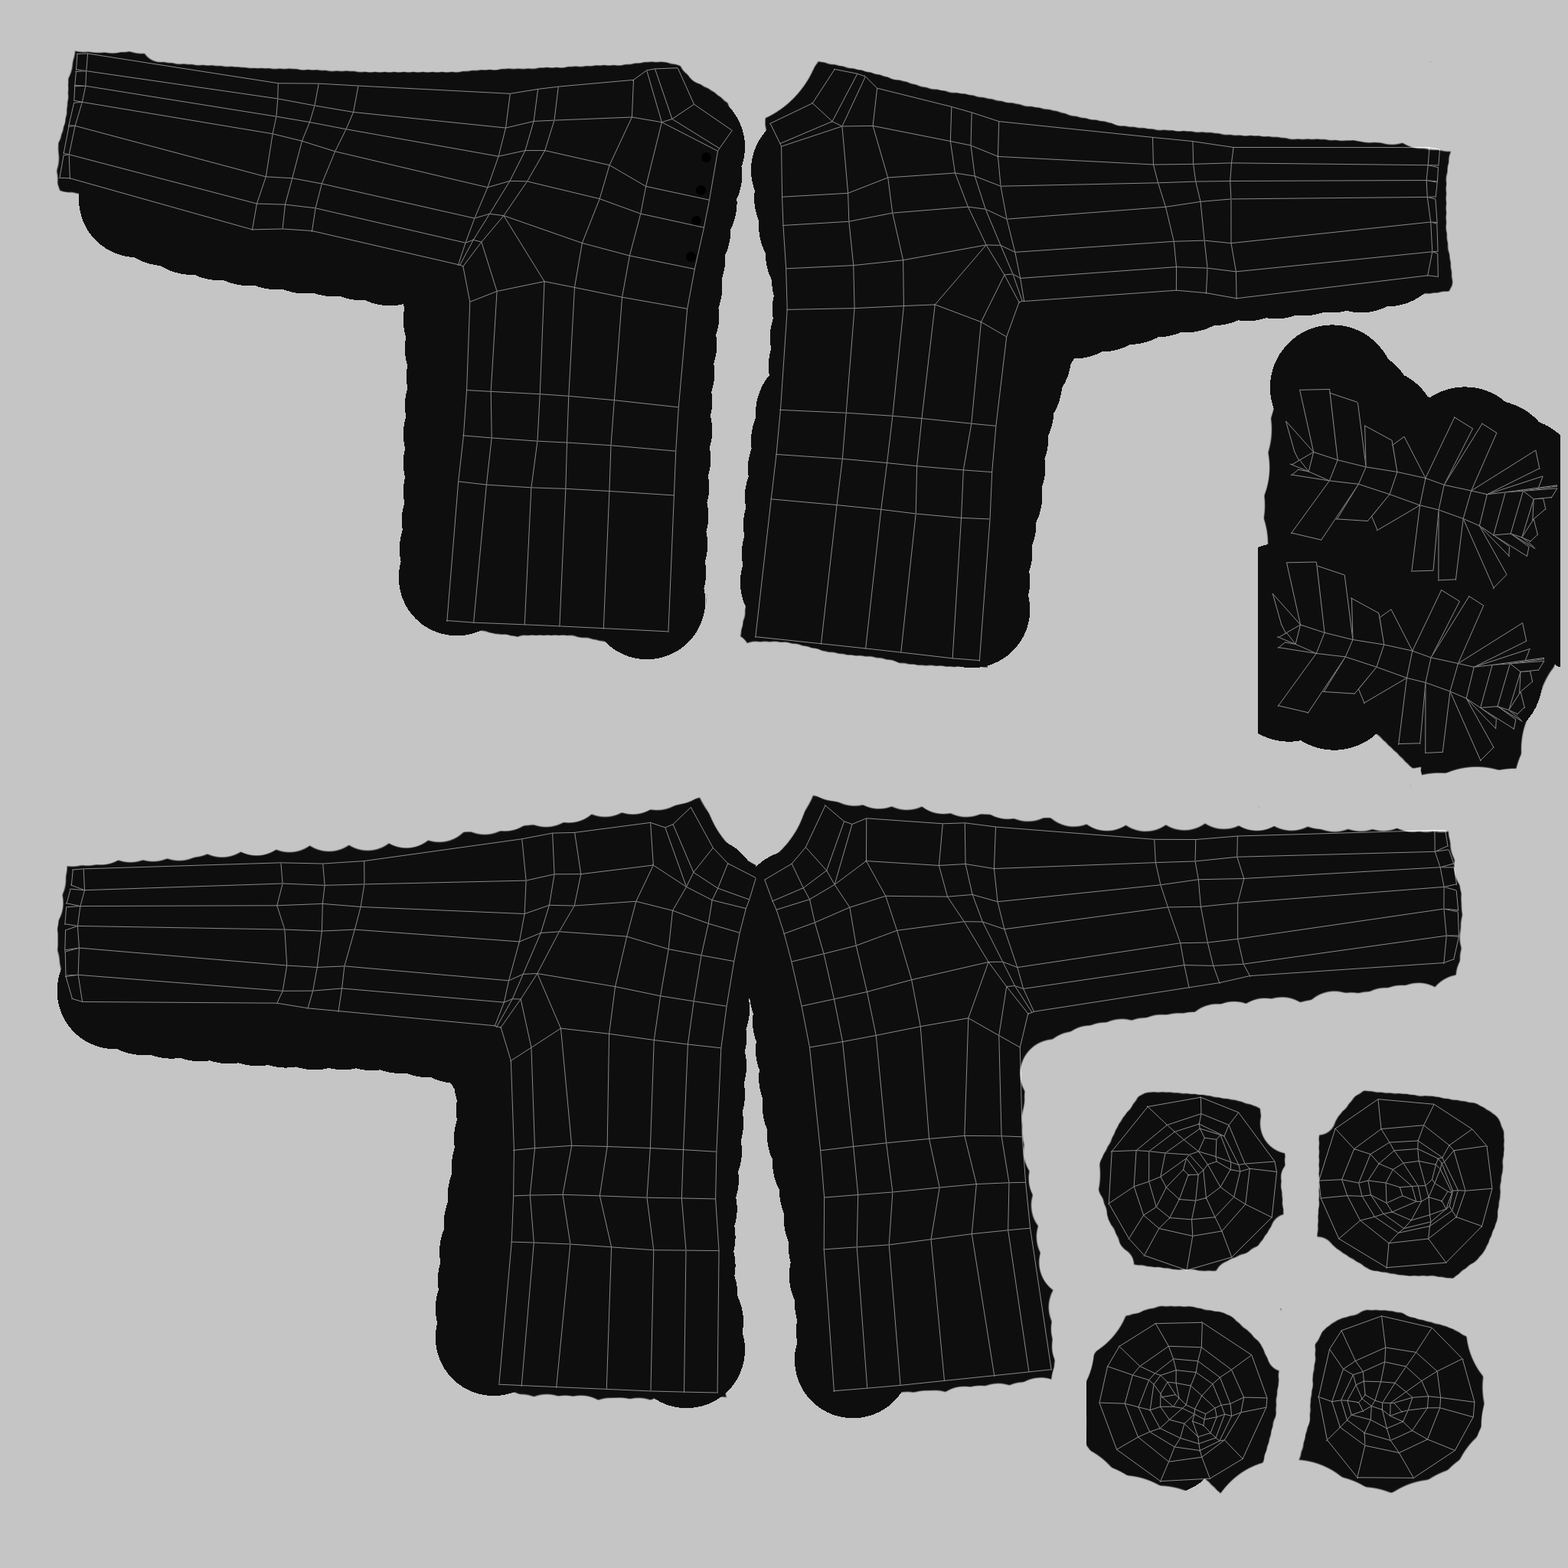
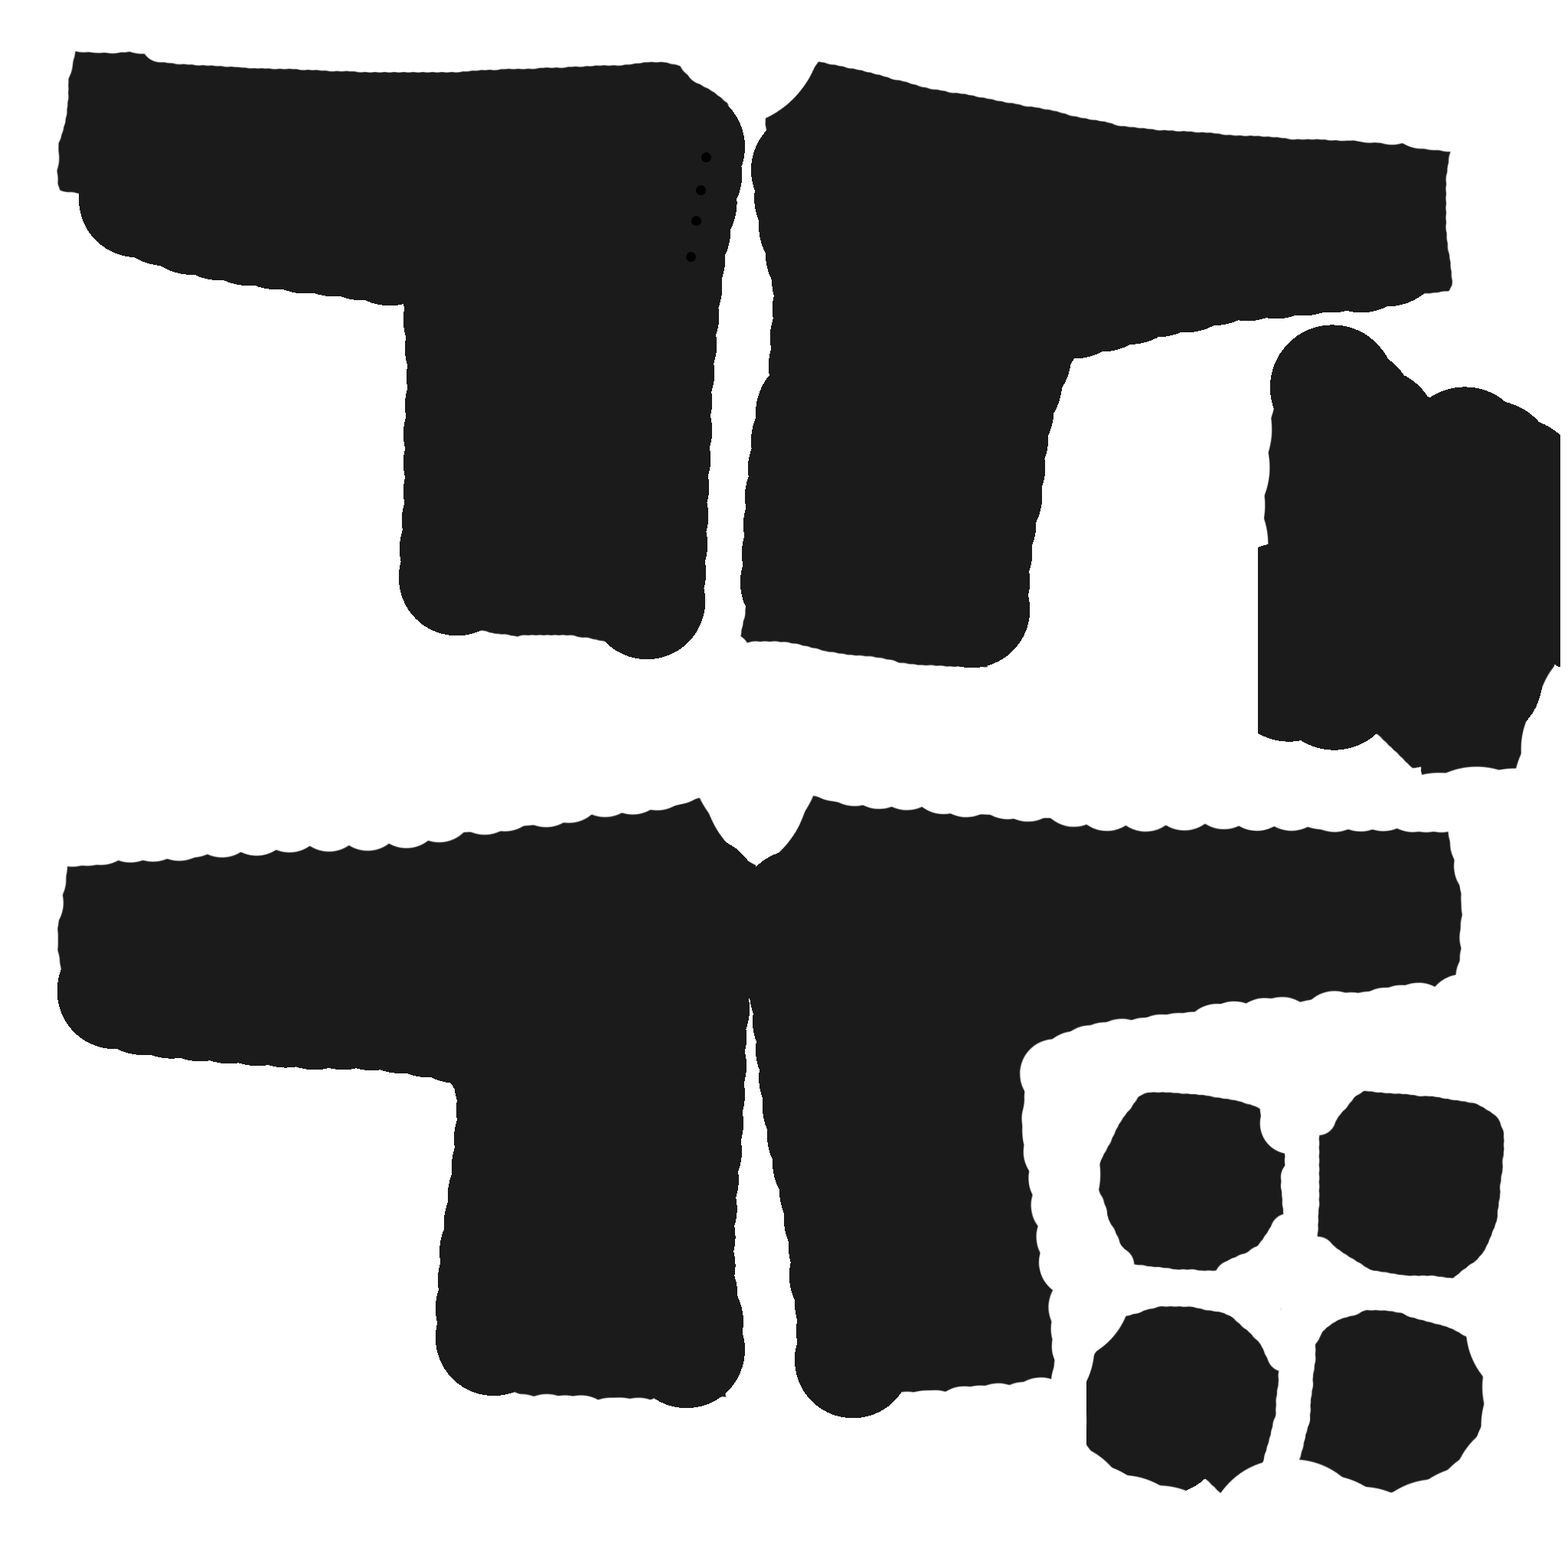
The second w=1568, h=1568 image is a revision of the first. Changes to its layers:
hid "Layer 0" over [0, 0, 1568, 1568]
painted on "Ellipse 1 copy 4" over [692, 251, 696, 259]